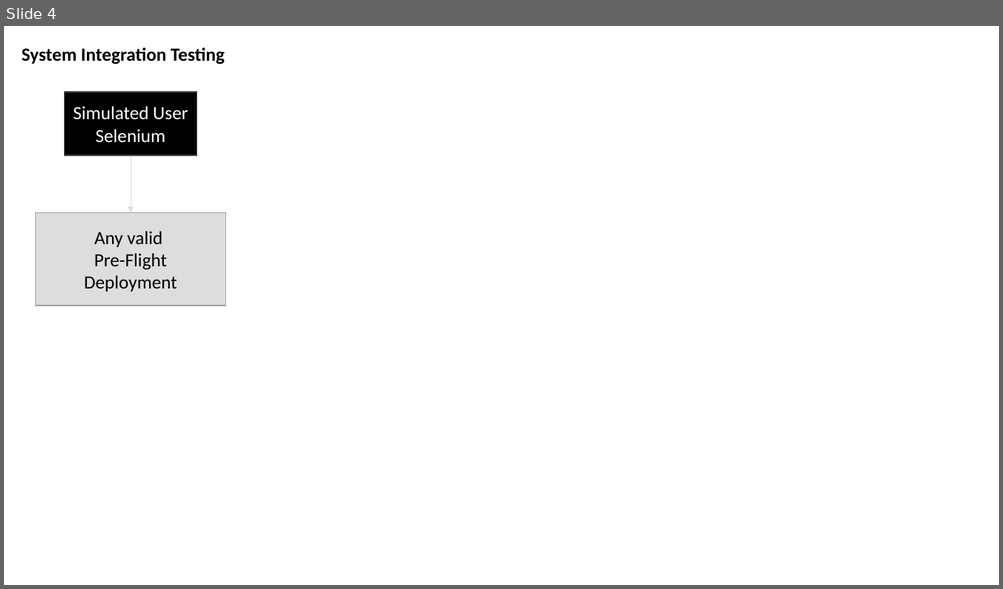
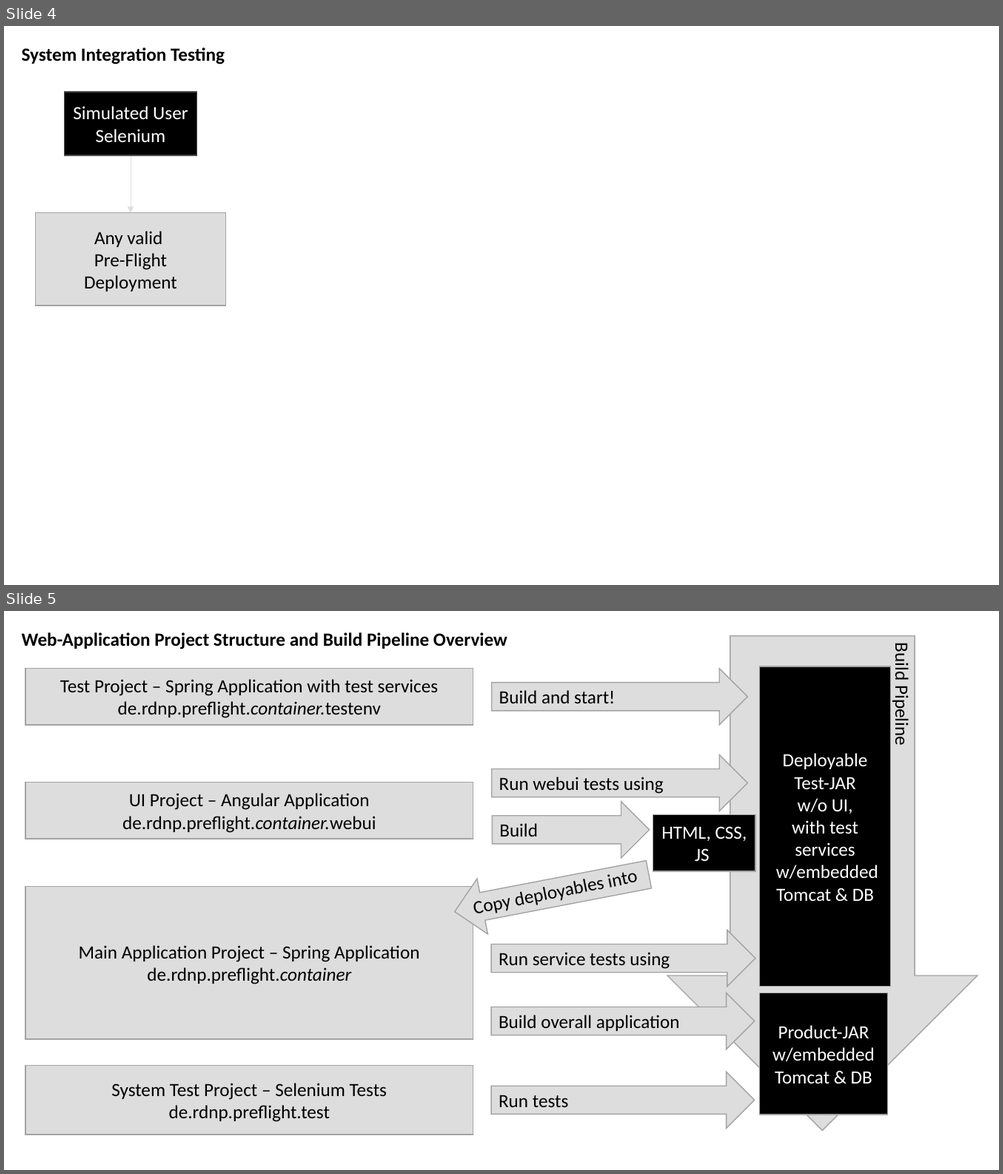
Before and after one commit to rdnp/pre-flight, a slide deck: de.rdnp.preflight.architecture/doc/Drawings.pptx. Shown one above the other, each under a label of ours: slide 4 before the commit, slides 4 and 5 after it. The pictures are 1003x589 and 1003x1174 pixels, drawn with LibreOffice and Linux fonts; fonts in the diff are those of the drawing. Boxes give left, top, right and bottom in pixels: in the first picture for what was removed or moved away, otherwise in the second. Text is boxed around its words. In the diff, an @@ line names an element or a change of style, - is before the commit and + after.

Commit message:
Added deployment pipeline and some technical risks to architecture document

```diff
--- a/de.rdnp.preflight.architecture/doc/Drawings.pptx
+++ b/de.rdnp.preflight.architecture/doc/Drawings.pptx
@@ slide 5 added at [4, 611, 999, 1170], background #FFFFFF @@
@@ text added at [22, 632, 507, 649], 18 pt, text #000000, bold @@
+Web-Application Project Structure and Build Pipeline Overview
@@ down arrow added at [667, 635, 978, 1131], fill #DDDDDD, outline #A3A3A3 1 pt @@
@@ text added at [890, 647, 913, 744], 18 pt, text #000000 @@
+Build Pipeline
@@ rectangle added at [25, 669, 473, 725], fill #DDDDDD, outline #A3A3A3 1 pt, 18 pt, text #000000 @@
+Test Project – Spring Application with test services
+de.rdnp.preflight.container.testenv
@@ right arrow added at [492, 669, 748, 725], fill #DDDDDD, outline #A3A3A3 1 pt, 18 pt, text #000000 @@
+Build and start!
@@ rectangle added at [760, 667, 891, 986], fill #000000, outline #A3A3A3 1 pt, 18 pt, text #FFFFFF @@
+Deployable Test-JAR
+w/o UI,
+with test services
+w/embedded Tomcat & DB
@@ right arrow added at [492, 755, 748, 812], fill #DDDDDD, outline #A3A3A3 1 pt, 18 pt, text #000000 @@
+Run webui tests using
@@ rectangle added at [25, 783, 473, 840], fill #DDDDDD, outline #A3A3A3 1 pt, 18 pt, text #000000 @@
+UI Project – Angular Application
+de.rdnp.preflight.container.webui
@@ right arrow added at [492, 802, 649, 859], fill #DDDDDD, outline #A3A3A3 1 pt, 18 pt, text #000000 @@
+Build
@@ rectangle added at [653, 815, 755, 871], fill #000000, outline #A3A3A3 1 pt, 18 pt, text #FFFFFF @@
+HTML, CSS, JS
@@ right arrow added at [449, 847, 654, 940], fill #DDDDDD, outline #A3A3A3 1 pt @@
@@ rectangle added at [25, 886, 473, 1039], fill #DDDDDD, outline #A3A3A3 1 pt, 18 pt, text #000000 @@
+Main Application Project – Spring Application
+de.rdnp.preflight.container
@@ text added at [475, 898, 512, 920], 18 pt, text #000000 @@
+Copy deployables into
@@ right arrow added at [491, 931, 755, 987], fill #DDDDDD, outline #A3A3A3 1 pt, 18 pt, text #000000 @@
+Run service tests using
@@ right arrow added at [491, 993, 754, 1050], fill #DDDDDD, outline #A3A3A3 1 pt, 18 pt, text #000000 @@
+Build overall application
@@ rectangle added at [760, 993, 888, 1115], fill #000000, outline #A3A3A3 1 pt, 18 pt, text #FFFFFF @@
+Product-JAR w/embedded Tomcat & DB
@@ rectangle added at [25, 1066, 473, 1136], fill #DDDDDD, outline #A3A3A3 1 pt, 18 pt, text #000000 @@
+System Test Project – Selenium Tests
+de.rdnp.preflight.test
@@ right arrow added at [491, 1072, 754, 1129], fill #DDDDDD, outline #A3A3A3 1 pt, 18 pt, text #000000 @@
+Run tests
```
Also in this commit, not shown: 2 other files.
